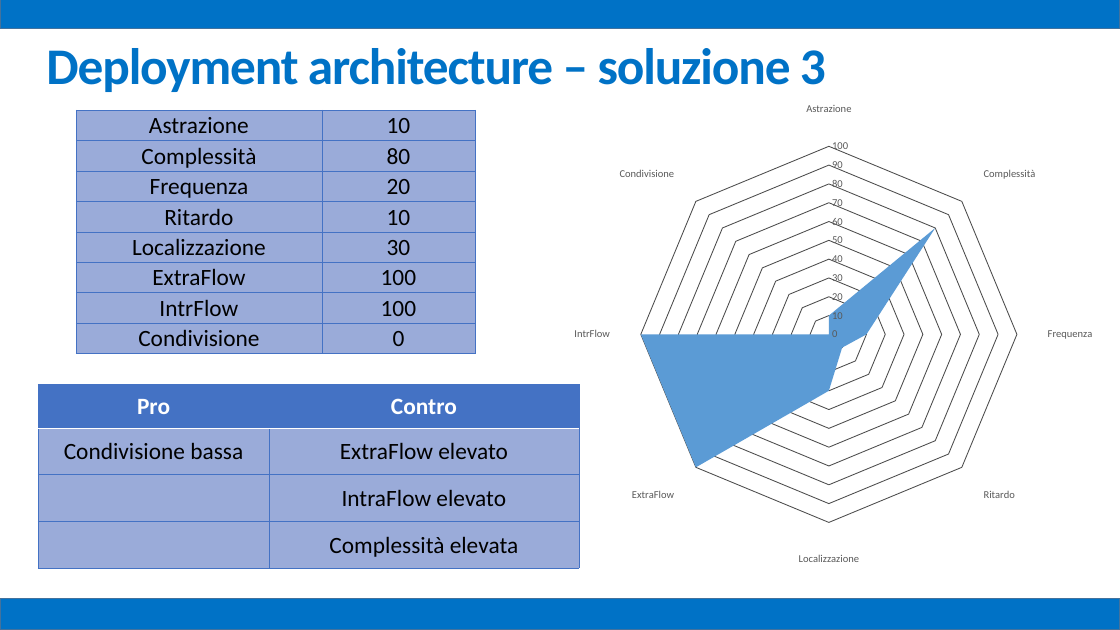
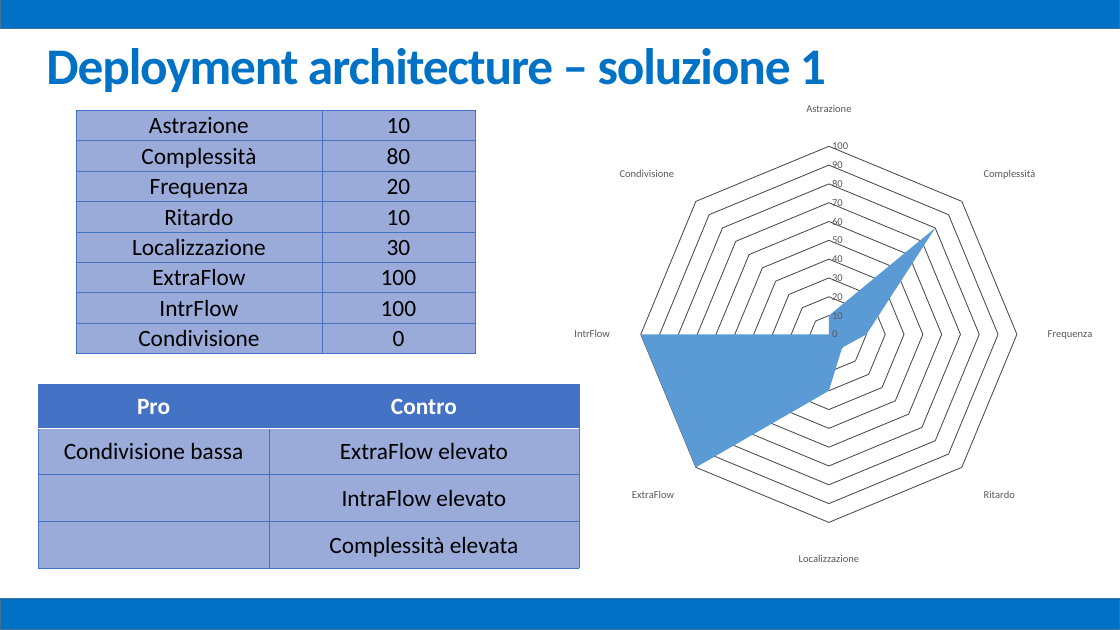
Before and after one commit to mz1991/ProgettoFebbraio2015, a slide deck: slide 35 of Febbraio 2015.pptx. Drawn at 1120x630 pixels with LibreOffice and Linux fonts; fonts in the diff are those of the drawing. Boxes give left, top, right and bottom in pixels: in the first picture for what was removed or moved away, otherwise in the second. Text is boxed around its words. In the diff, an @@ line names an element or a change of style, - is before the commit and + after.

```diff
--- a/Febbraio 2015.pptx
+++ b/Febbraio 2015.pptx
@@ text at <box>46,48,826,92</box>: text changed @@
-Deployment architecture – soluzione 3
+Deployment architecture – soluzione 1
```
Also in this commit, not shown: 2 other slides changed.
